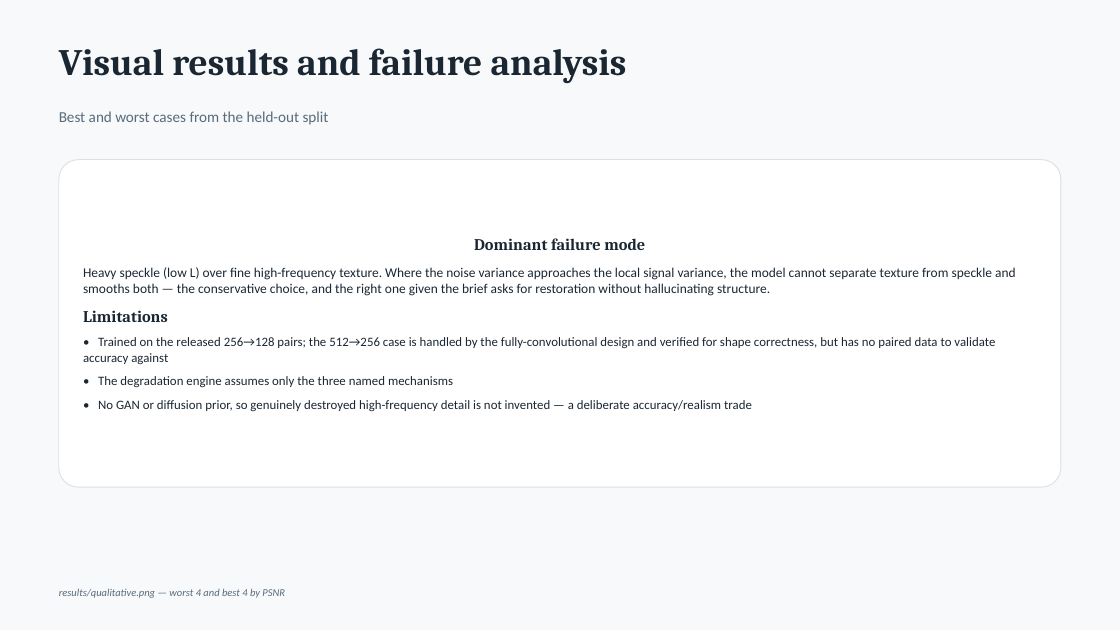
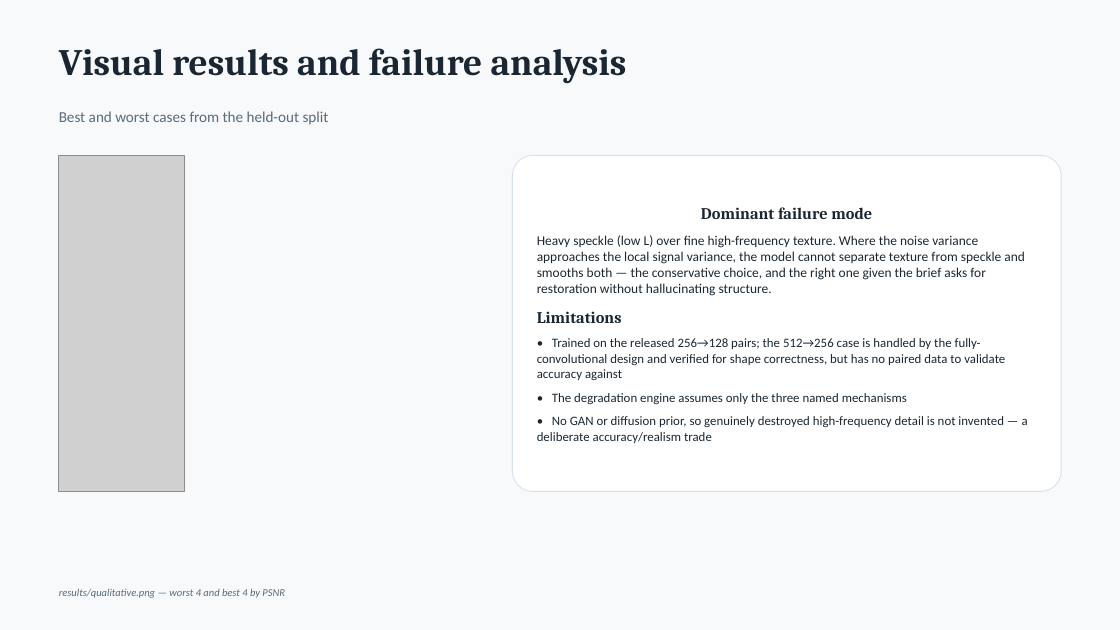
Before and after one commit to 23f2001033/kla-restore, a slide deck: slide 11 of solution_presentation.pptx. Drawn at 1120x630 pixels with LibreOffice and Linux fonts; fonts in the diff are those of the drawing; grey boxes stand for pictures. Boxes give left, top, right and bottom in pixels: in the first picture for what was removed or moved away, otherwise in the second. Text is boxed around its words. In the diff, an @@ line names an element or a change of style, - is before the commit and + after.

```diff
--- a/solution_presentation.pptx
+++ b/solution_presentation.pptx
@@ picture added at (x1=59, y1=155, x2=185, y2=492) @@
@@ rounded rectangle "Dominant failure mode" resized from (x1=59, y1=160, x2=1061, y2=487) to (x1=513, y1=155, x2=1061, y2=492) @@
```
Also in this commit, not shown: 2 other slides changed, 4 other files.
